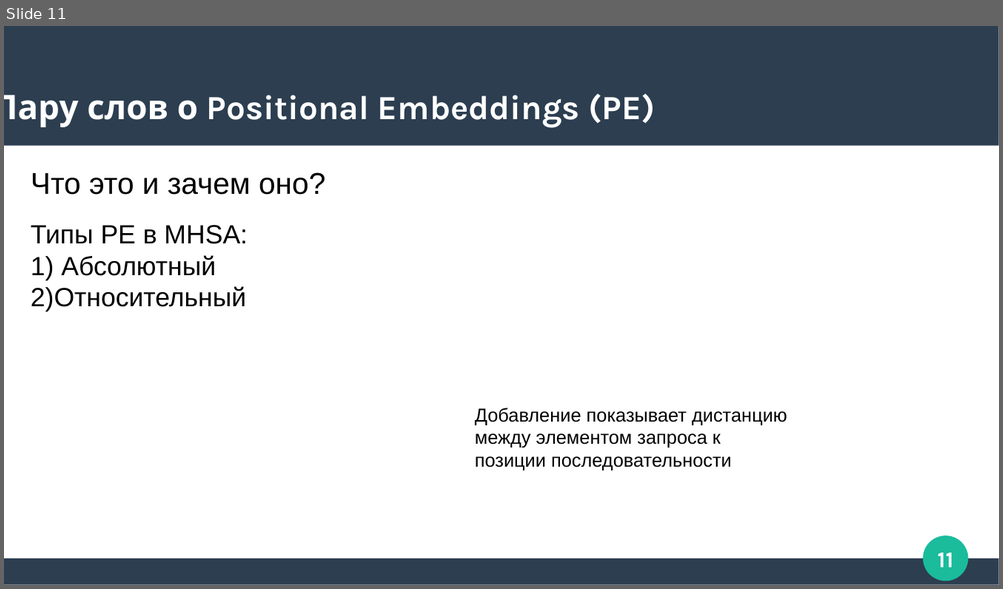
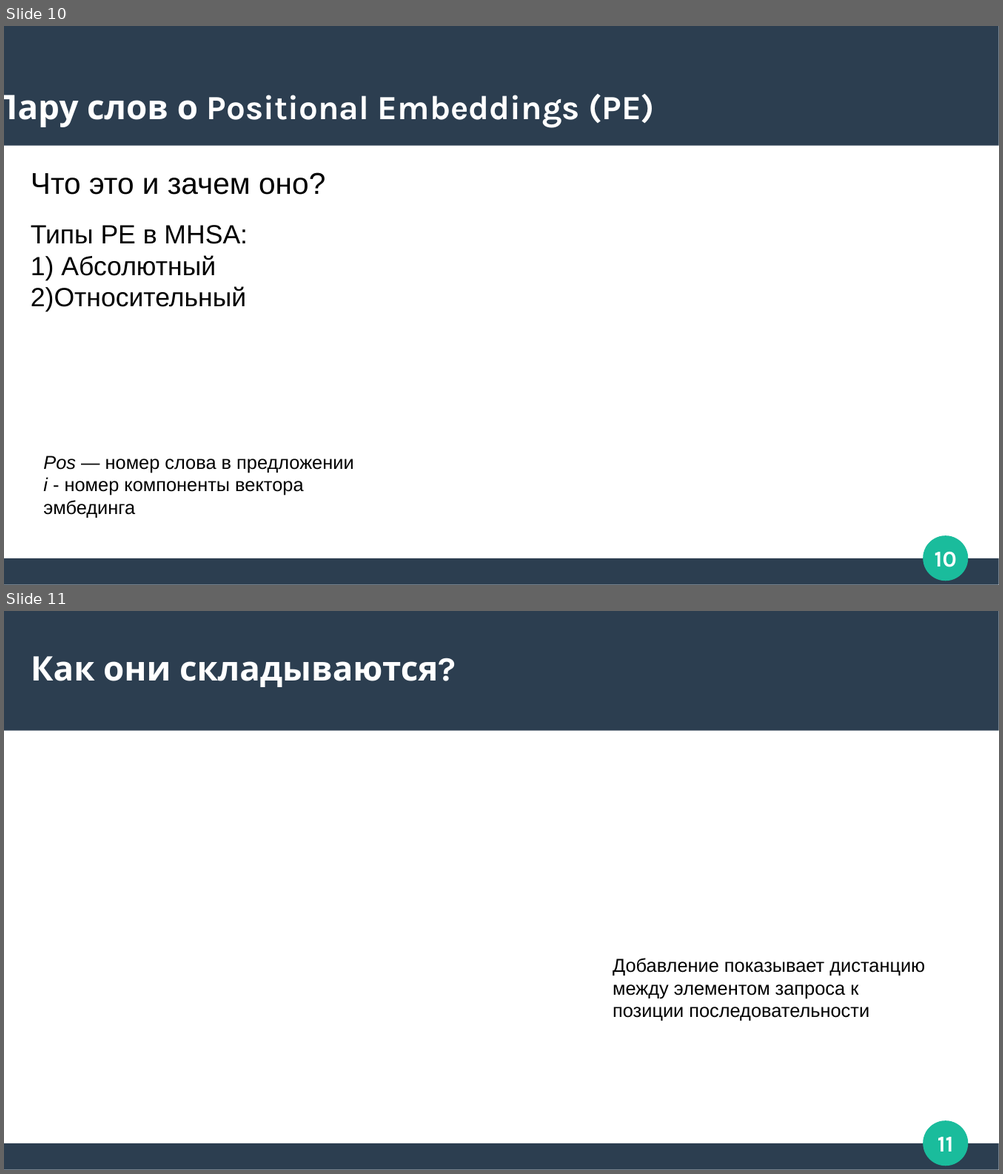
Before and after one commit to Zorinal/FilmBot, a slide deck: Трансфомеры.pptx. Shown one above the other, each under a label of ours: slide 11 before the commit, slides 10 and 11 after it. The pictures are 1003x589 and 1003x1174 pixels, drawn with LibreOffice and Linux fonts; fonts in the diff are those of the drawing. Boxes give left, top, right and bottom in pixels: in the first picture for what was removed or moved away, otherwise in the second. Text is boxed around its words. In the diff, an @@ line names an element or a change of style, - is before the commit and + after.

```diff
--- a/Трансфомеры.pptx
+++ b/Трансфомеры.pptx
@@ slide 11 added at (4, 611, 999, 1170), background #FFFFFF; not listed: 4 template elements that a slide beside it also shows @@
@@ text added at (31, 656, 438, 687), 27 pt, text #FFFFFF, bold @@
+Как они складываются?
@@ text added at (612, 958, 925, 1021), 15 pt, text #000000 @@
+Добавление показывает дистанцию между элементом запроса к позиции последовательности
@@ what was slide 11 is now slide 10 @@
@@ slide 10 changed as well @@
@@ text removed at (475, 408, 787, 471) @@
-Добавление показывает дистанцию между элементом запроса к позиции последовательности
@@ text added at (43, 456, 353, 518), 15 pt, text #000000 @@
+Pos — номер слова в предложении
+i - номер компоненты вектора эмбединга
@@ page number at (934, 552, 956, 568): text changed @@
-11
+10
```
Also in this commit, not shown: 4 other slides changed, 2 other slides added, 1 slide removed.
